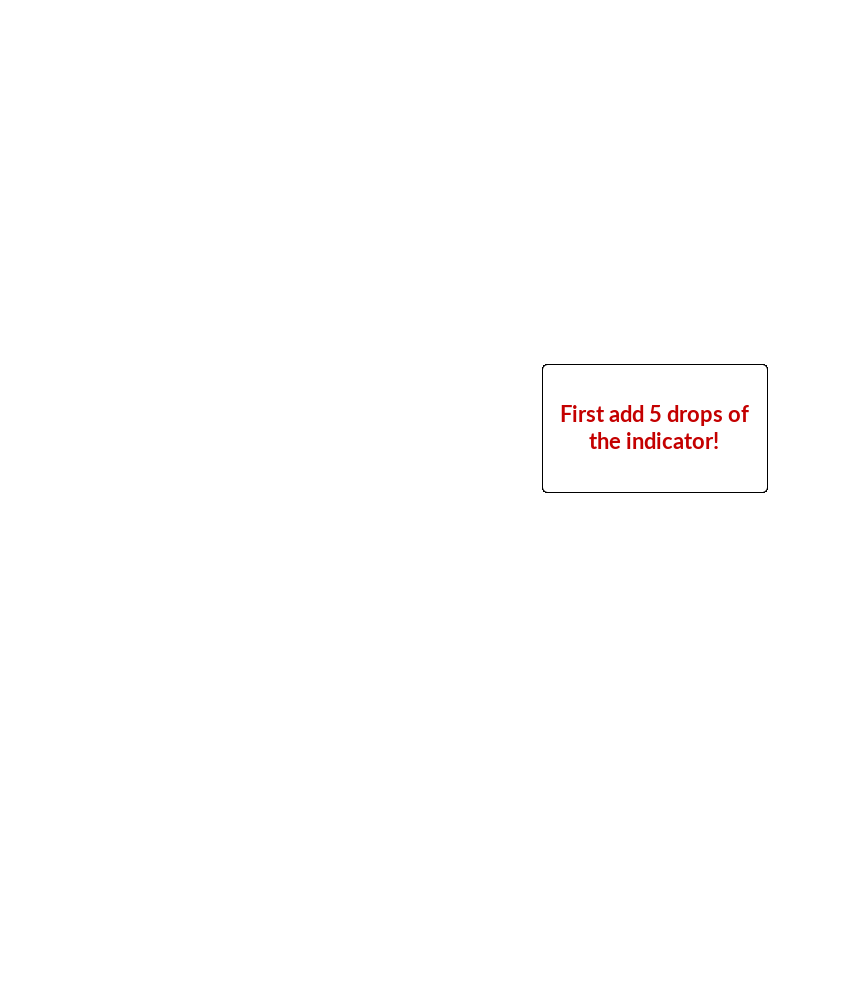
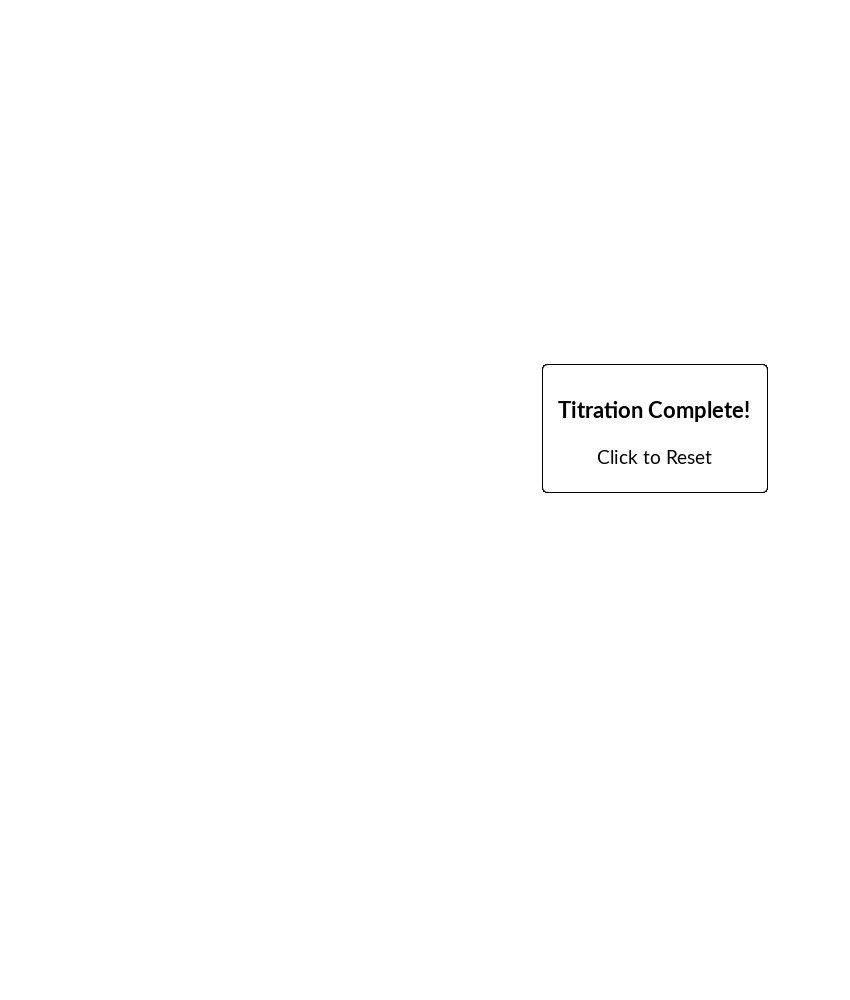
Revision of a layered (850, 1000) image; what changed, layer by layer:
hid "First add 5 drops of the indic..." over [561, 405, 749, 449]
added layer "..." above "Layer" over [558, 400, 749, 464]
